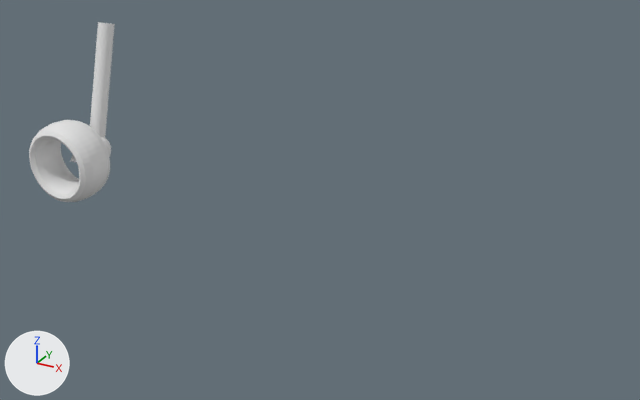
Before and after pictures for a commit that changed the Blender file pybullet/P2/robot.blend.
Both versions are drawn from a 50 mm lens placed at (3.77, -3.7, 1.96), pointed at (1.3, 0.8, -0.29). Arrows for +X, +Y and +Z are at lower left; the lights stay in place. Objects named as collision shapes, trigger or cutter boxes, shadow casters or lower levels of detail are left out.
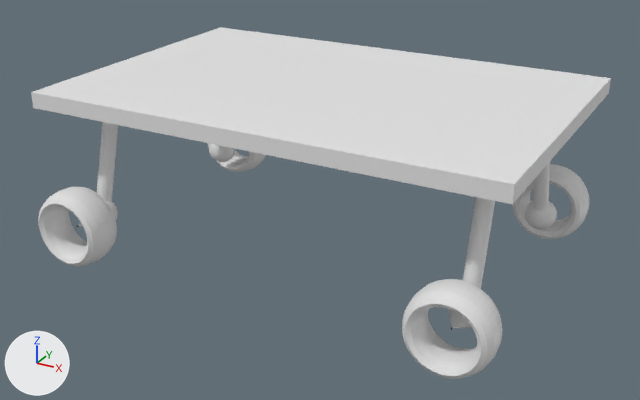
The edits, one by one:
Mesh me_cone_007 is new.
It is a 32-sided cone pointing to +z spanning x -1.0..1.0, y -1.0..1.0, z -1.0..1.0.
Mesh me_torus_006 is new.
It is a torus around z (ring radius 1.0, tube radius 0.25) spanning x -1.25..1.25, y -1.25..1.25, z -0.25..0.25.
Mesh me_cube_004 is new.
It is a box spanning x -1.0..1.0, y -1.0..1.0, z -1.0..1.0.
Object 'wheel' (ob_wheel) moves from (0.0, 0.0, 0.0) to (0.0, 0.0, -0.44).
Object 'Cylinder' (ob_cylinder) moves from (0.0, 0.342, 0.397) to (0.0, 0.342, -0.043).
Object 'Cone' (ob_cone) moves from (0.0, 0.1, 0.0) to (0.0, 0.1, -0.44).
Object 'Sphere' (ob_sphere) moves from (0.0, 0.225, 0.0) to (0.0, 0.225, -0.44).
Object 'Sphere_w4' (ob_sphere_w4) is new; it shows a copy of the mesh of ob_sphere.
Its location is (2.5, 1.592, -0.442).
Its rotation in degrees is (0, 0, -180).
Its scale is (0.1, 0.1, 0.1).
Object 'Cone_w4' (ob_cone_w4) is new; it shows me_cone_007.
Its location is (2.5, 1.717, -0.442).
Its rotation in degrees is (90, 0, -180).
Its scale is (0.1, 0.1, 0.1).
Object 'Cylinder_w4' (ob_cylinder_w4) is new; it shows a copy of the mesh of ob_cylinder.
Its location is (2.5, 1.475, -0.052).
Its rotation in degrees is (-15, 0, -180).
Its scale is (0.05, 0.05, 0.375).
Object 'wheel_w4' (ob_wheel_w4) is new; it shows me_torus_006.
Its location is (2.5, 1.817, -0.442).
Its rotation in degrees is (90, 0, -180).
Its scale is (0.2, 0.2, 0.5).
Object 'Sphere_w3' (ob_sphere_w3) is new; it shows a copy of the mesh of ob_sphere.
Its location is (0.0, 1.592, -0.441).
Its rotation in degrees is (0, 0, -180).
Its scale is (0.1, 0.1, 0.1).
Object 'Cone_w3' (ob_cone_w3) is new; it shows a copy of me_cone_007.
Its location is (0.0, 1.717, -0.441).
Its rotation in degrees is (90, 0, -180).
Its scale is (0.1, 0.1, 0.1).
Object 'Cylinder_w3' (ob_cylinder_w3) is new; it shows a copy of the mesh of ob_cylinder.
Its location is (0.0, 1.475, -0.051).
Its rotation in degrees is (-15, 0, -180).
Its scale is (0.05, 0.05, 0.375).
Object 'wheel_w3' (ob_wheel_w3) is new; it shows a copy of me_torus_006.
Its location is (0.0, 1.817, -0.441).
Its rotation in degrees is (90, 0, -180).
Its scale is (0.2, 0.2, 0.5).
Object 'Cone_w2' (ob_cone_w2) is new; it shows a copy of me_cone_007.
Its location is (2.5, 0.1, -0.44).
Its rotation in degrees is (90, 0, 0).
Its scale is (0.1, 0.1, 0.1).
Object 'Cylinder_w2' (ob_cylinder_w2) is new; it shows a copy of the mesh of ob_cylinder.
Its location is (2.5, 0.342, -0.043).
Its rotation in degrees is (-15, 0, 0).
Its scale is (0.05, 0.05, 0.375).
Object 'wheel_w2' (ob_wheel_w2) is new; it shows a copy of me_torus_006.
Its location is (2.5, 0.0, -0.44).
Its rotation in degrees is (90, 0, 0).
Its scale is (0.2, 0.2, 0.5).
Object 'chasis' (ob_chasis) is new; it shows me_cube_004.
Its location is (1.25, 1.0, 0.349).
Its scale is (1.5, 1.0, 0.05).

Location of each change, (x1, y1, x2, y2) in pixels of the pictures (640 x 400 px):
'chasis', added: after (31, 27, 611, 204)
'wheel', moved: before (29, 120, 110, 202); after (38, 187, 117, 266)
'wheel_w2', added: after (402, 279, 502, 379)
'Cylinder', moved: before (90, 22, 115, 138); after (97, 122, 118, 202)
'wheel_w4', added: after (512, 164, 589, 239)
'Cylinder_w2', added: after (463, 197, 495, 289)
'Cylinder_w4', added: after (533, 162, 550, 210)
'Sphere_w4', added: after (525, 201, 557, 229)
'wheel_w3', added: after (207, 143, 266, 172)
'Sphere_w3', added: after (209, 144, 234, 162)
'Cone_w2', added: after (448, 309, 472, 328)
'Sphere', moved: before (101, 137, 111, 157); after (107, 202, 118, 221)
'Cone', moved: before (70, 156, 76, 162); after (78, 222, 83, 227)
'Cone_w4', added: after (531, 200, 557, 221)
